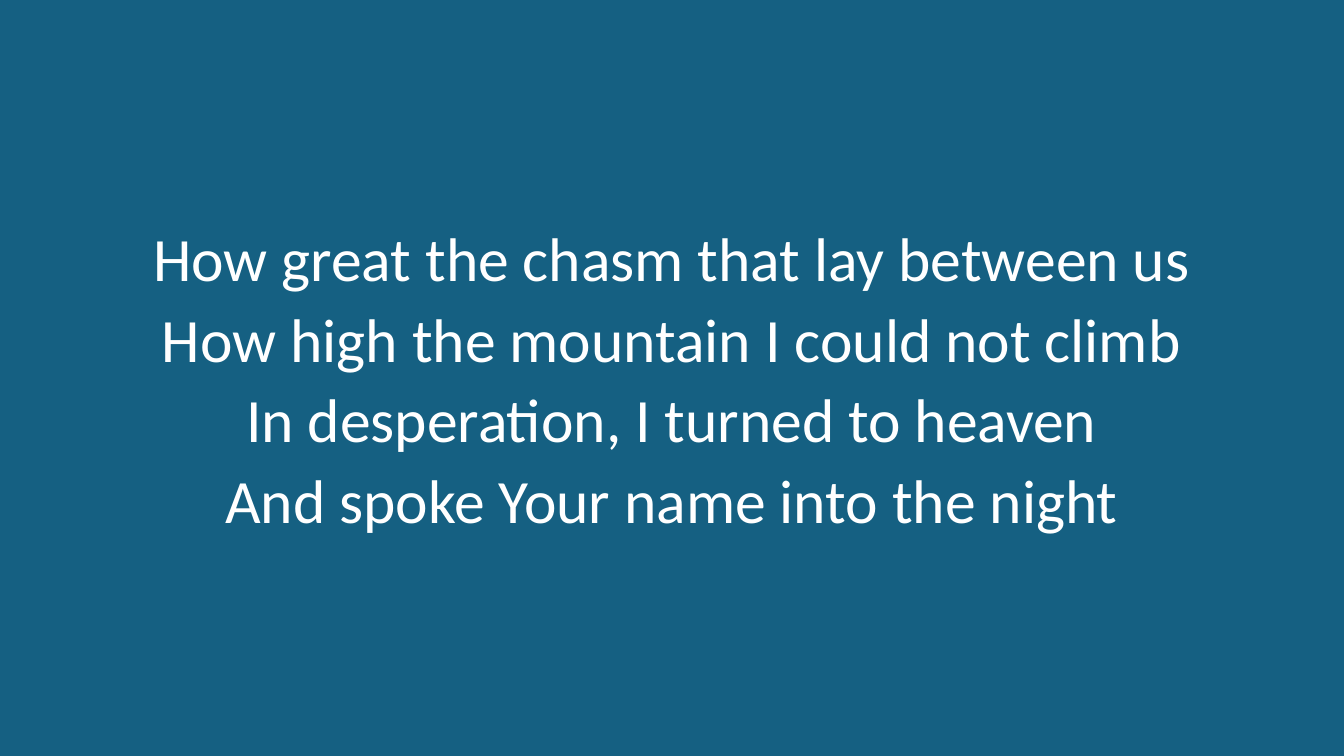
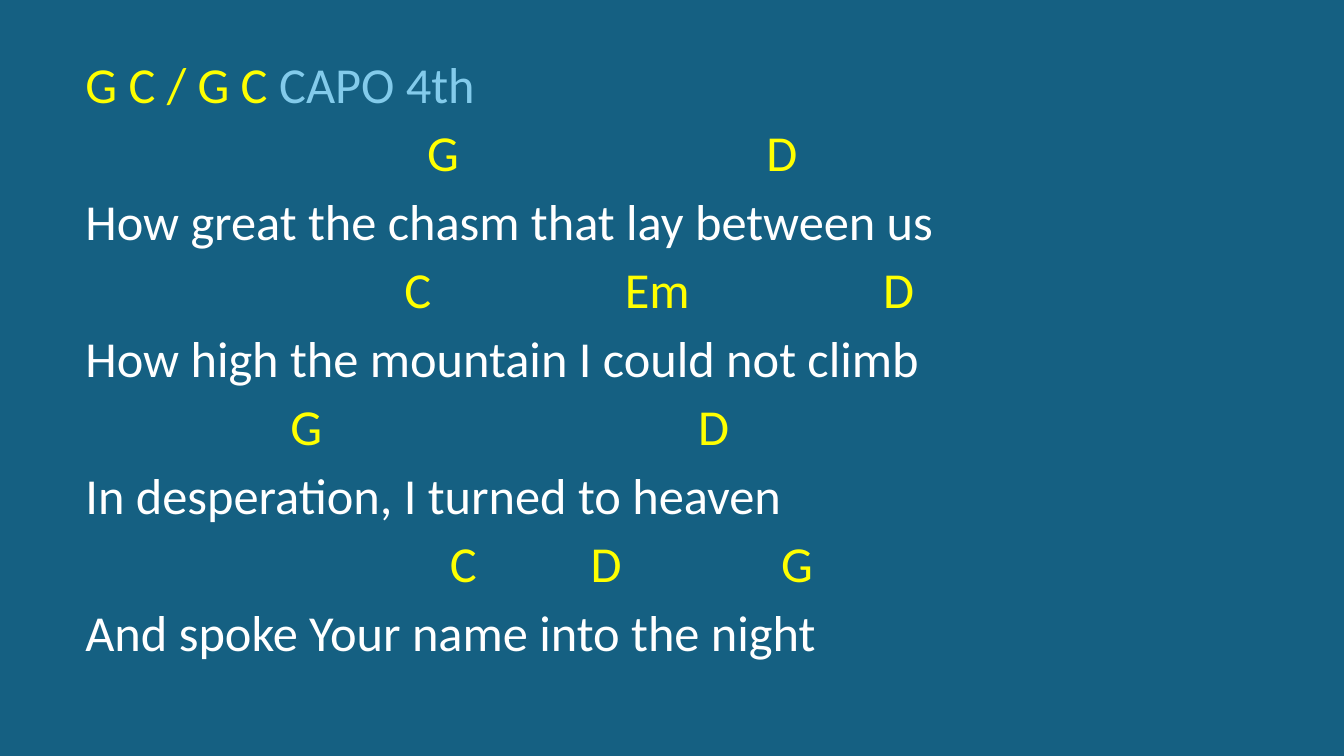
Before and after one commit to kendall412/worship, a slide deck: slide 2 of Living Hope_chords.pptx. Drawn at 1344x756 pixels with LibreOffice and Linux fonts; fonts in the diff are those of the drawing. Boxes give left, top, right and bottom in pixels: in the first picture for what was removed or moved away, otherwise in the second. Text is boxed around its words. In the diff, an @@ line names an element or a change of style, - is before the commit and + after.

```diff
--- a/Living Hope_chords.pptx
+++ b/Living Hope_chords.pptx
@@ subtitle at (x1=85, y1=68, x2=797, y2=172): paragraphs added @@
+G C / G C CAPO 4th
+G D
@@ subtitle at (x1=85, y1=205, x2=933, y2=660): size 44 to 36 pt in "How great the chasm that lay between ...", "How high the mountain I could not ...", "In desperation, I turned to heaven", "And spoke Your name into the night"; alignment centre to left @@
@@ subtitle at (x1=404, y1=275, x2=914, y2=309): paragraph added @@
+C Em D
@@ subtitle at (x1=290, y1=412, x2=729, y2=446): paragraph added @@
+G D
@@ subtitle at (x1=450, y1=549, x2=813, y2=583): paragraph added @@
+C D G
```
Also in this commit, not shown: 7 other slides changed, 3 slides removed, 1 other file.
